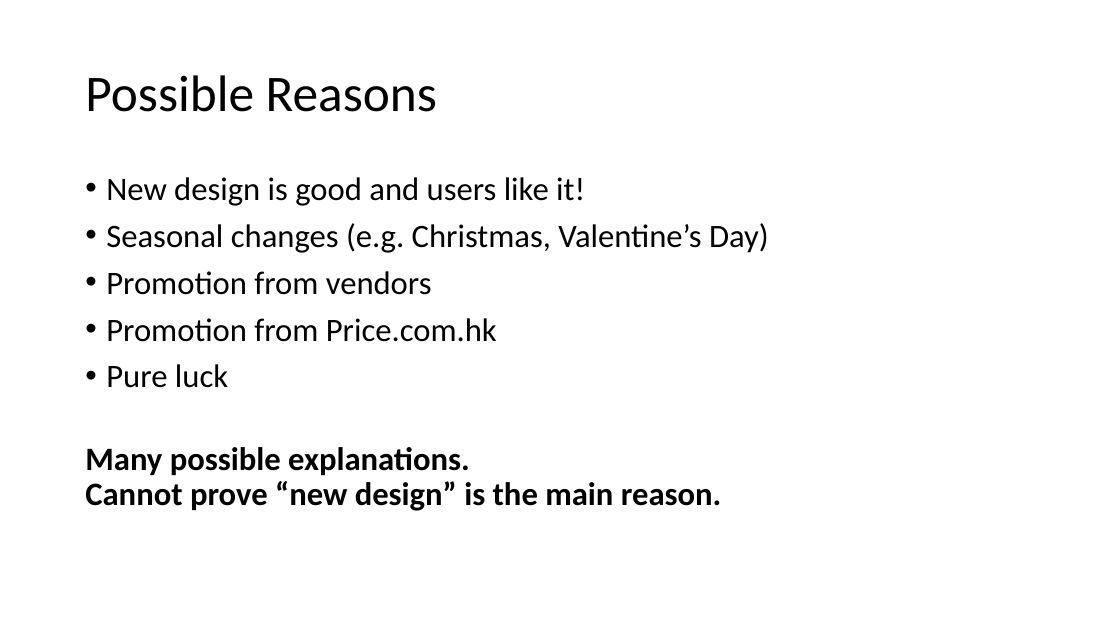
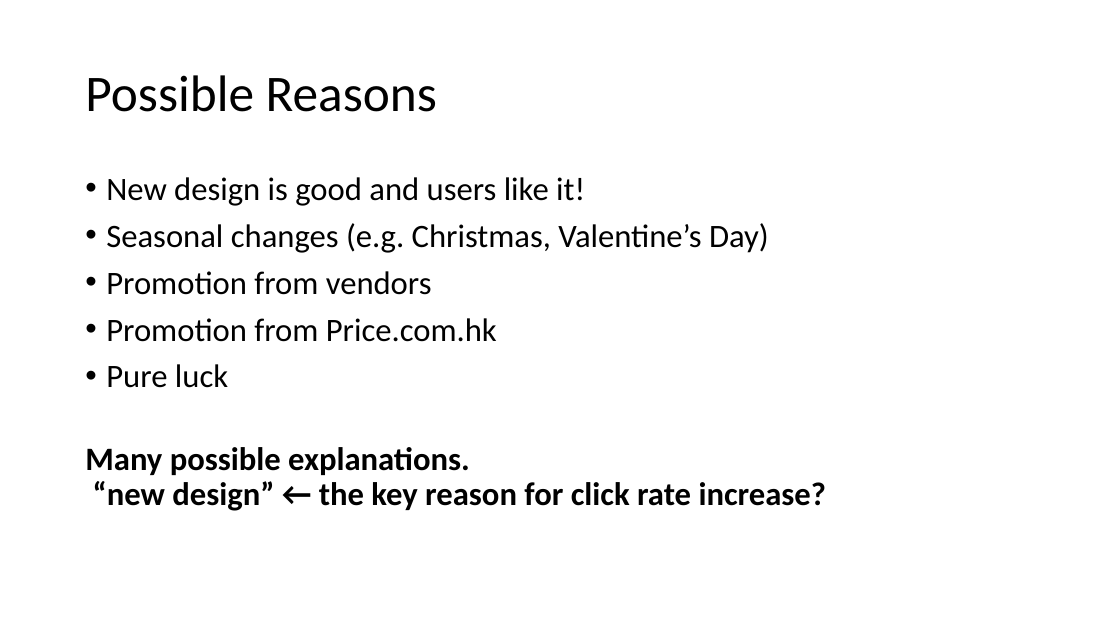
Before and after one commit to patng323/learn, a slide deck: slide 7 of FieldExperiments/AB Testing.pptx. Drawn at 1120x630 pixels with LibreOffice and Linux fonts; fonts in the diff are those of the drawing. Boxes give left, top, right and bottom in pixels: in the first picture for what was removed or moved away, otherwise in the second. Text is boxed around its words. In the diff, an @@ line names an element or a change of style, - is before the commit and + after.

```diff
--- a/FieldExperiments/AB Testing.pptx
+++ b/FieldExperiments/AB Testing.pptx
@@ text at [85, 447, 826, 511]: text changed @@
-Many possible explanations.
-Cannot prove “new design” is the main reason.
+Many possible explanations.
+“new design” ← the key reason for click rate increase?
```
Also in this commit, not shown: 9 other slides changed.
